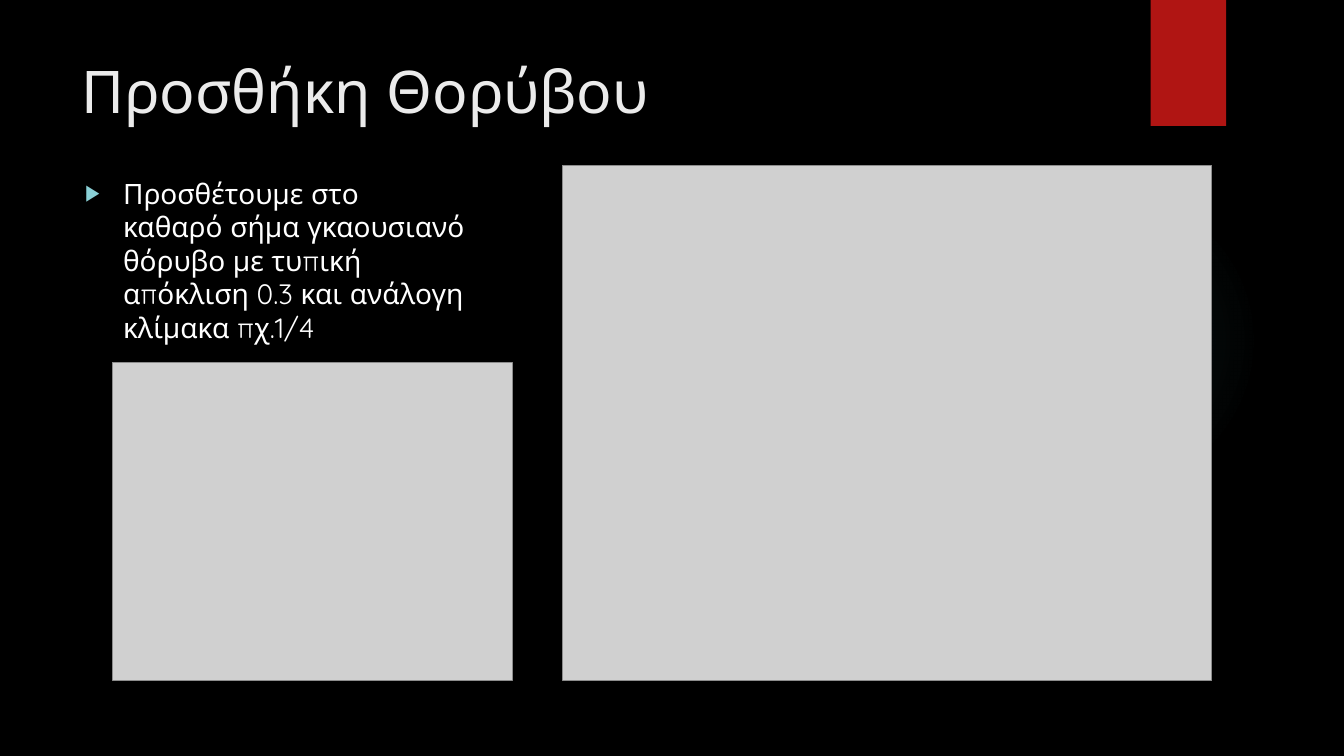
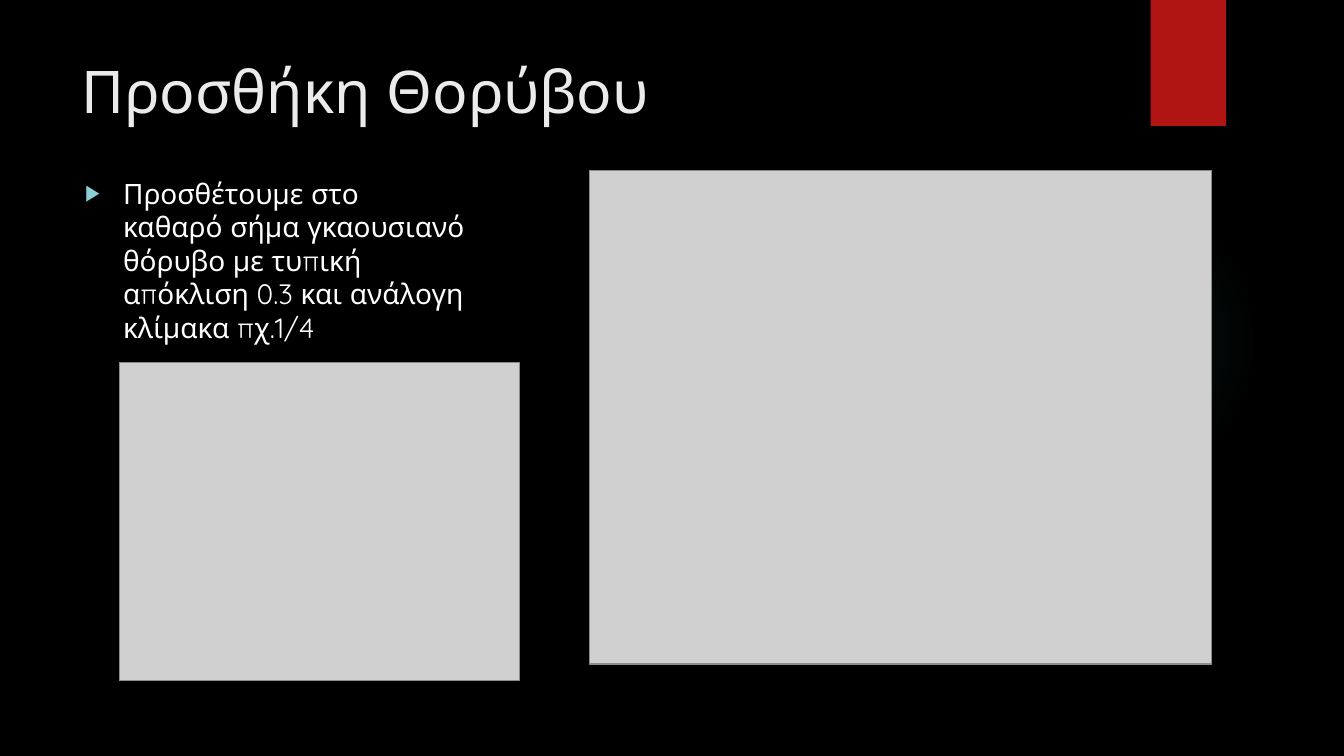
Before and after one commit to iliodis/ASTRO-BEAM, a slide deck: slide 5 of Task1-BlackbodyRadiationFitting/-.pptx. Drawn at 1344x756 pixels with LibreOffice and Linux fonts; fonts in the diff are those of the drawing; grey boxes stand for pictures; background and template pictures are left out. Boxes give left, top, right and bottom in pixels: in the first picture for what was removed or moved away, otherwise in the second. Text is boxed around its words. In the diff, an @@ line names an element or a change of style, - is before the commit and + after.

```diff
--- a/Task1-BlackbodyRadiationFitting/-.pptx
+++ b/Task1-BlackbodyRadiationFitting/-.pptx
@@ picture: place and size @@
-picture at [563, 165, 1212, 681]
+picture at [590, 170, 1212, 664]
@@ picture: place and size @@
-picture at [113, 363, 512, 682]
+picture at [119, 363, 519, 682]
```
Also in this commit, not shown: 4 other slides changed, 10 slides added, 2 slides removed, 1 other file.
